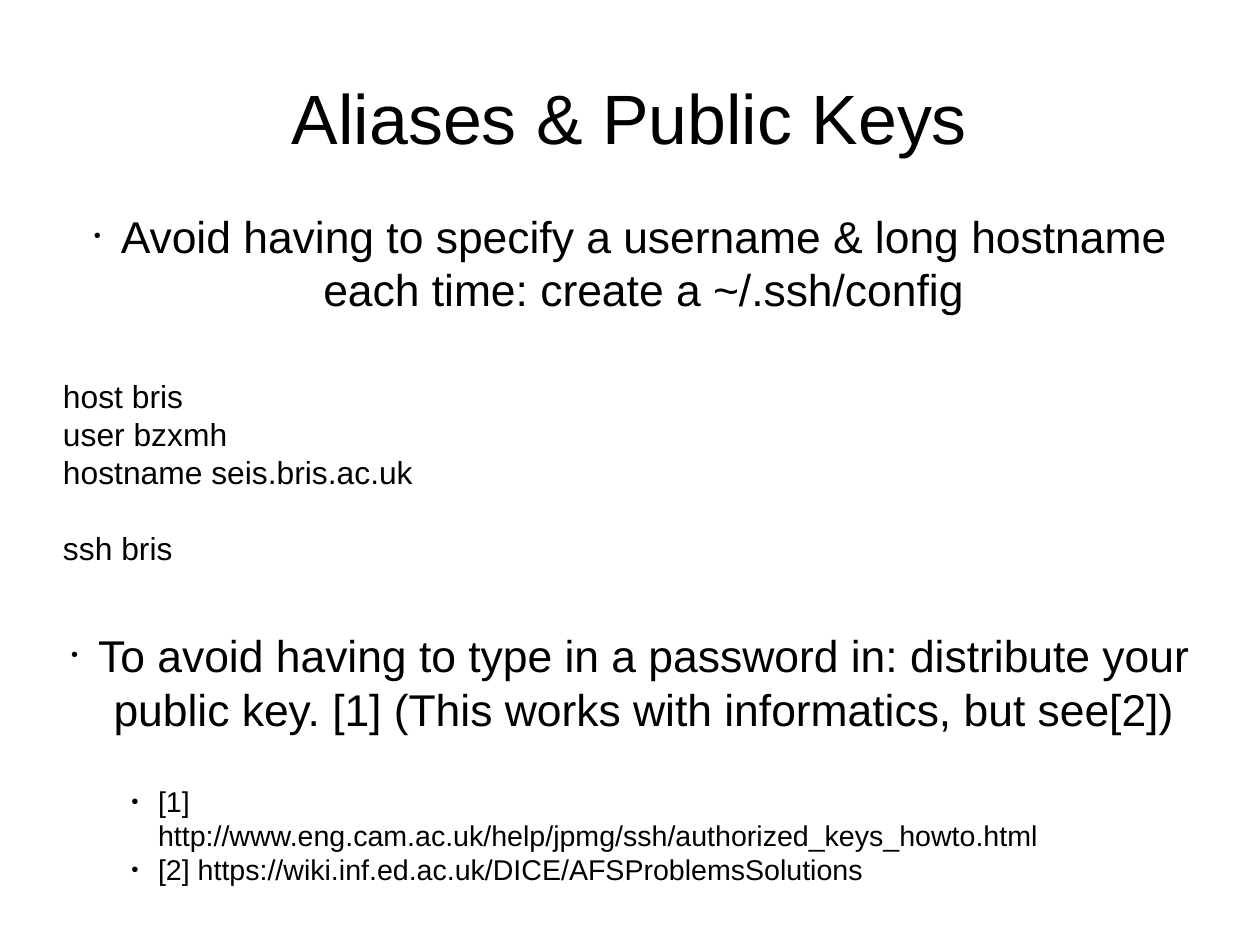
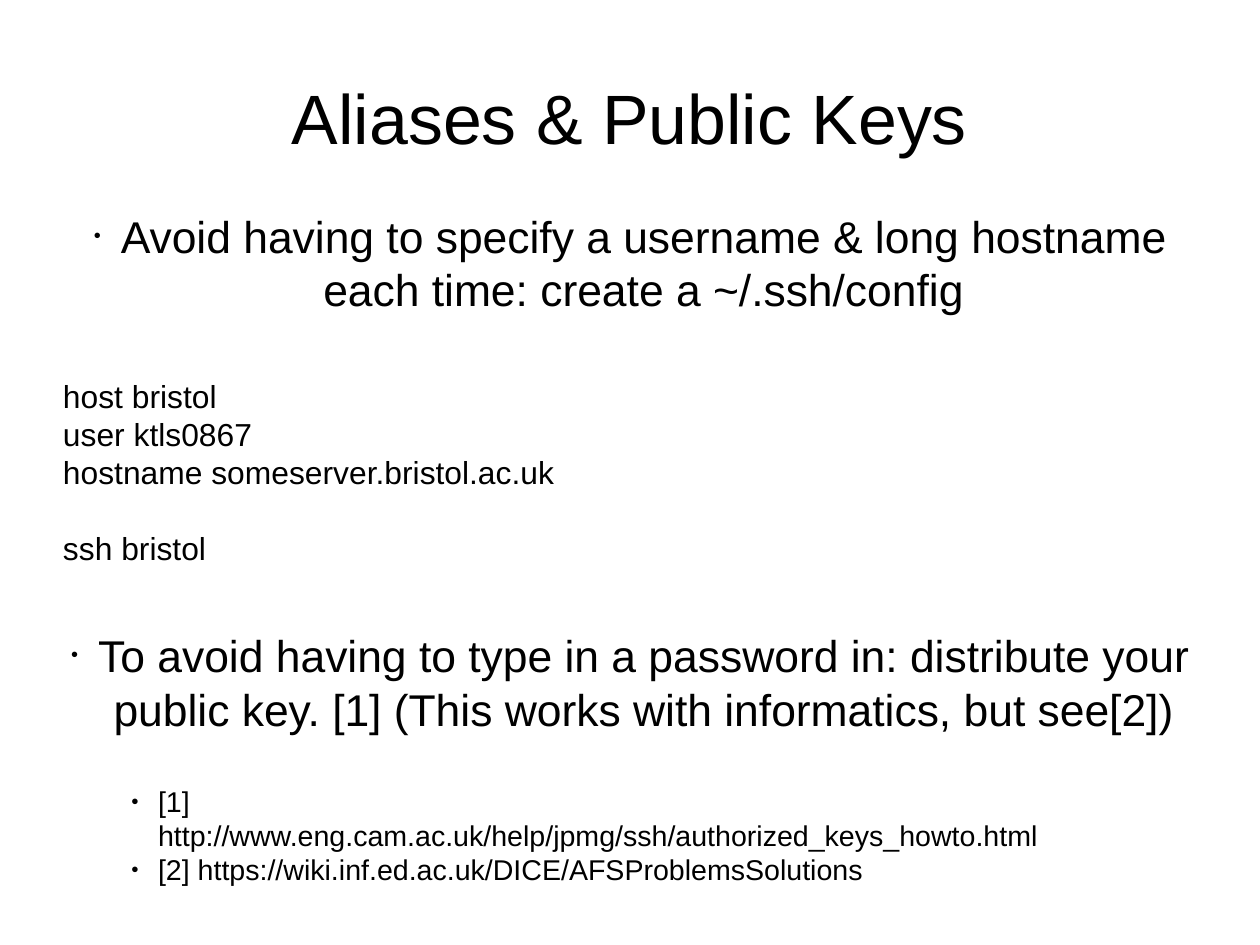
Before and after one commit to mikehulluk/IntroductionToResearchComputing, a slide deck: slide 10 of Wk2/WorkingRemotelyAndSynchronously.odp. Drawn at 1260x945 pixels with LibreOffice and Linux fonts; fonts in the diff are those of the drawing. Boxes give left, top, right and bottom in pixels: in the first picture for what was removed or moved away, otherwise in the second. Text is boxed around its words. In the diff, an @@ line names an element or a change of style, - is before the commit and + after.

Commit message:
Small updates to presentations

```diff
--- a/Wk2/WorkingRemotelyAndSynchronously.odp
+++ b/Wk2/WorkingRemotelyAndSynchronously.odp
@@ subtitle at box(63, 385, 554, 561): text changed @@
-host bris
-user bzxmh
-hostname seis.bris.ac.uk
-ssh bris
+host bristol
+user ktls0867
+hostname someserver.bristol.ac.uk
+ssh bristol
```
